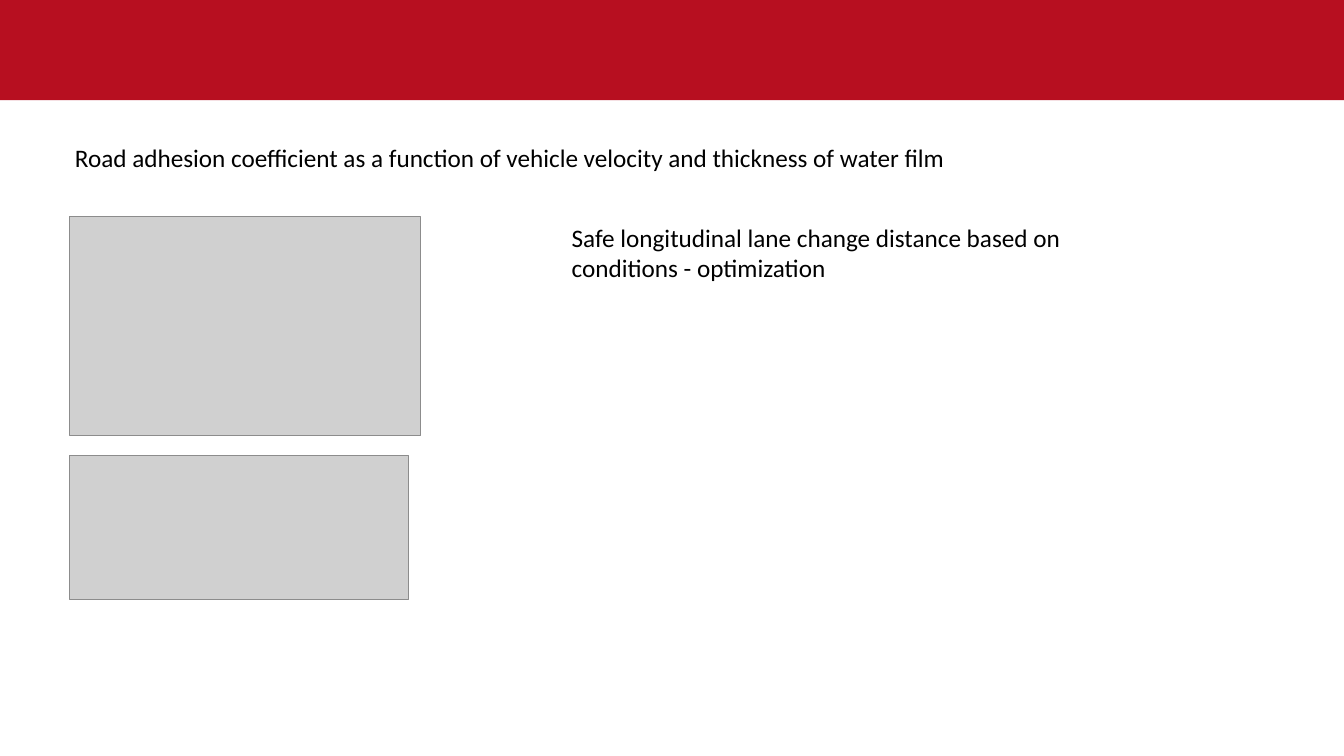
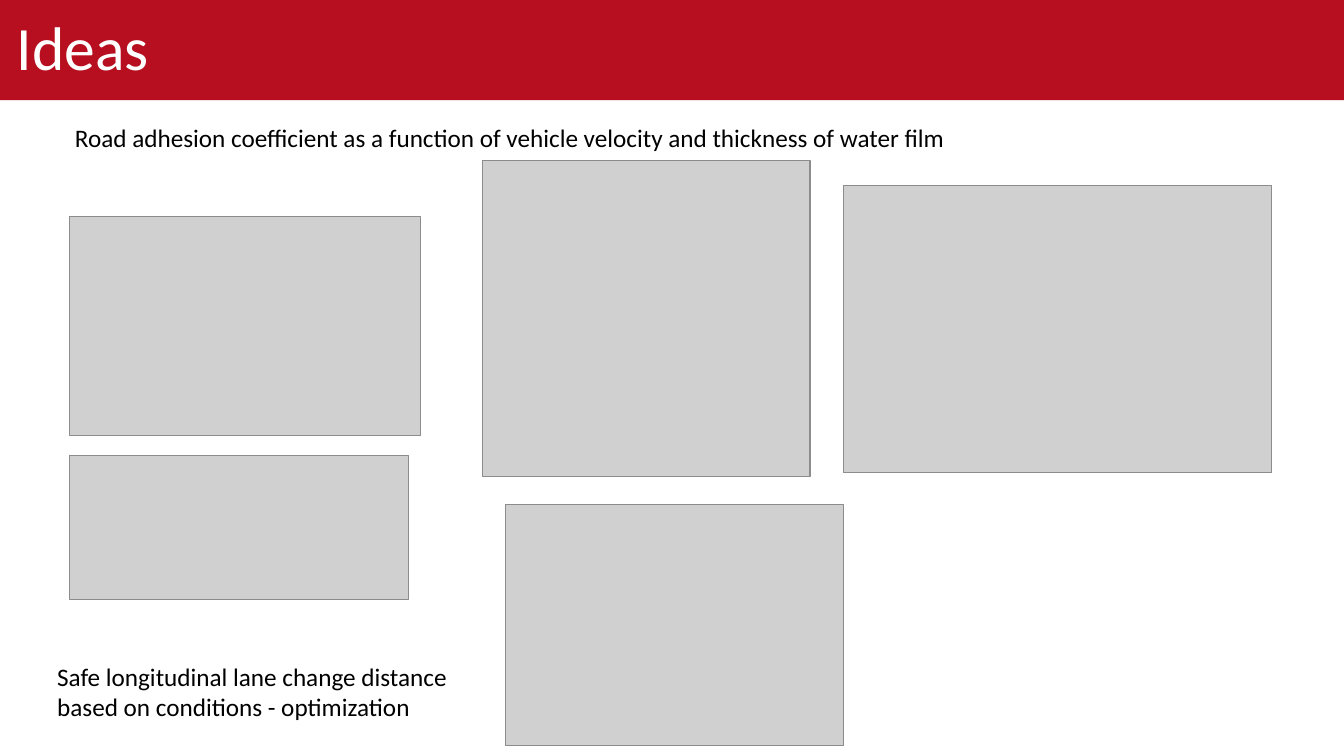
Before and after one commit to sandeepsulake96/Highway-motion-planning-using-artificial-potential-fields-with-environment-uncertainities, a slide deck: slide 13 of Thesis_outline.pptx (slide 12 before the commit). Drawn at 1344x756 pixels with LibreOffice and Linux fonts; fonts in the diff are those of the drawing; grey boxes stand for pictures; background and template pictures are left out. Boxes give left, top, right and bottom in pixels: in the first picture for what was removed or moved away, otherwise in the second. Text is boxed around its words. In the diff, an @@ line names an element or a change of style, - is before the commit and + after.

```diff
--- a/Thesis_outline.pptx
+++ b/Thesis_outline.pptx
@@ title added at (17,27,149,71), 44 pt, text #FFFFFF @@
+Ideas
@@ text "Road adhesion coefficient as a ...": place and size @@
-text "Road adhesion coefficient as a ..." at (75,149,944,171)
+text "Road adhesion coefficient as a ..." at (75,129,944,151)
@@ picture added at (483,160,811,476) @@
@@ picture added at (844,186,1272,473) @@
@@ picture added at (505,505,843,746) @@
@@ text "Safe longitudinal lane change distance ..." rewrapped from (572,229,1060,281) to (57,668,446,720) @@
```
Also in this commit, not shown: 3 other slides changed, 7 slides added, 8 other files.
